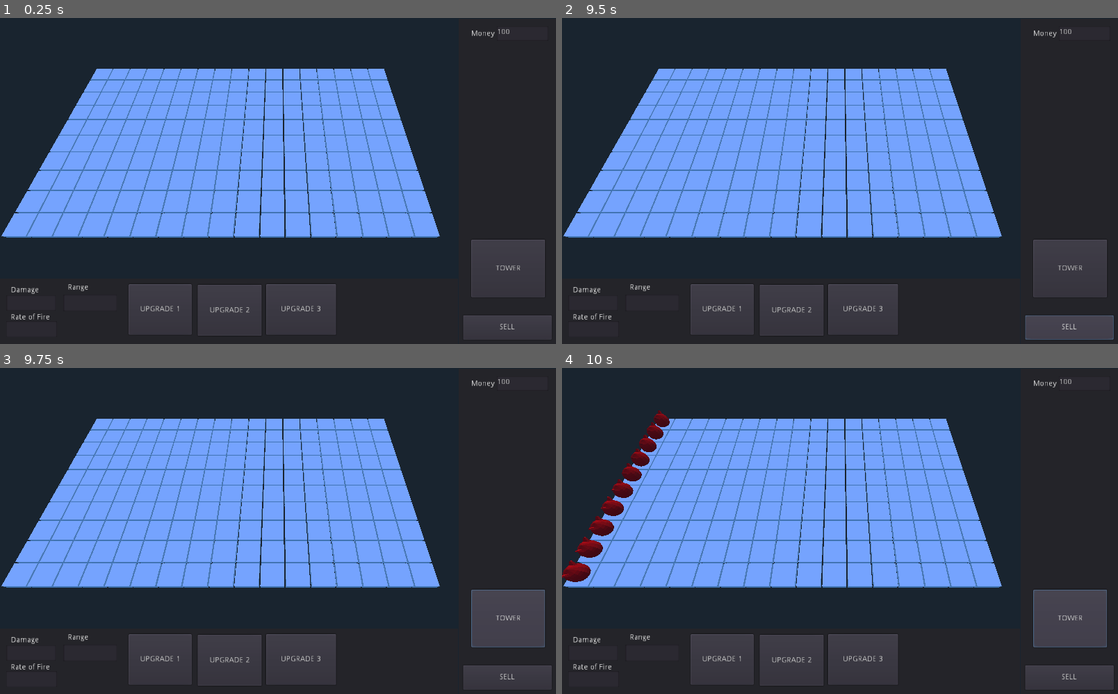
Above: before the commit, frames 1-4 (two rows, left to right).
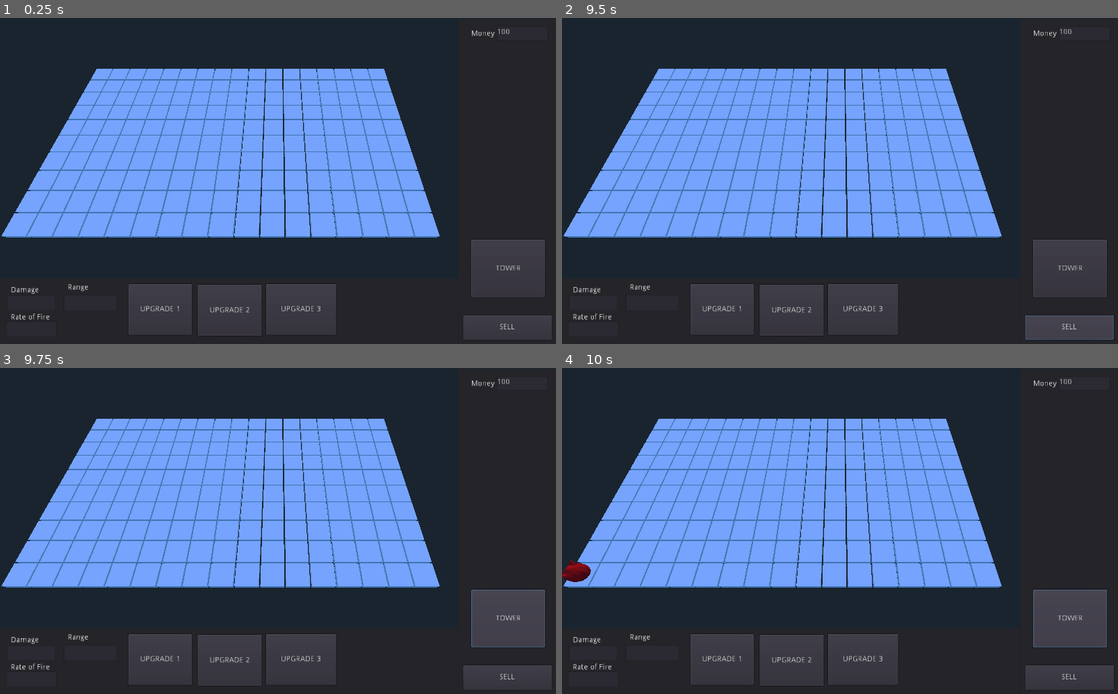
Above: after the commit, the same moments.

Repository: liampward/GodotTD
Game: Godot game, scene res://Scenes/Root.tscn
The game is run twice, just before and just after one commit, with the same random seed, the same clock (stepped at 60 frames per second) and the same inputs.
Inputs (mouse positions are in pixels of both pictures, inside the frame that each line leads up to):
- Up to frame 1 (0.25 s): no input
- Up to frame 2 (9.5 s): click (595, 301) at 0.52 s; type "12" at 0.6 s; click (595, 330) at 0.75 s; type "12" at 0.83 s; click (650, 301) at 0.98 s; type "12" at 1.07 s; click "SELL" at 1.25 s; click "TOWER" at 2 s; click "UPGRADE 1" at 2.75 s; click "UPGRADE 2" at 3.5 s; click "UPGRADE 3" at 4.25 s; click "SELL" at 5 s; click "TOWER" at 5.75 s; click "UPGRADE 1" at 6.5 s; click "UPGRADE 2" at 7.25 s; click "UPGRADE 3" at 8 s; click "SELL" at 8.75 s
- Up to frame 3 (9.75 s): click "TOWER" at 9.5 s
- Up to frame 4 (10 s): no input

Frames 1-3 are identical in both runs. In frame 4, 1.3% of the frame differs, in the area x 2-20%, y 13-59%.
Error in both runs: Invalid get index 'tower' (on base: 'Nil'). (res://Scripts/Sell)

Commit message:
Update Enemy Spawner.gd

Diff:
--- a/Scripts/Enemy Spawner.gd
+++ b/Scripts/Enemy Spawner.gd
@@ -20,11 +20,15 @@
 	pass
 
 func Spawn():
-	for i in range(0,Board_Node.board_size):
-		var Clone = Enemy.instance()
-		Root_Node.add_child(Clone)
-		Clone.set_translation(Vector3(0, 0, -i*2.75))
-		Board_Node.ignore_list.append(Clone.get_node("Area"))
+	var Clone = Enemy.instance()
+	Root_Node.add_child(Clone)
+	var size = Board_Node.board_size
+	Clone.set_translation(Vector3(0, 0, 0))
+	Board_Node.ignore_list.append(Clone.get_node("Area"))
+
+func SpawnWave(T):
+	for i in range(0,T):
+		Spawn()
 
 func _on_EnemyTimer_timeout():
-	self.Spawn()
+	self.SpawnWave(3)
